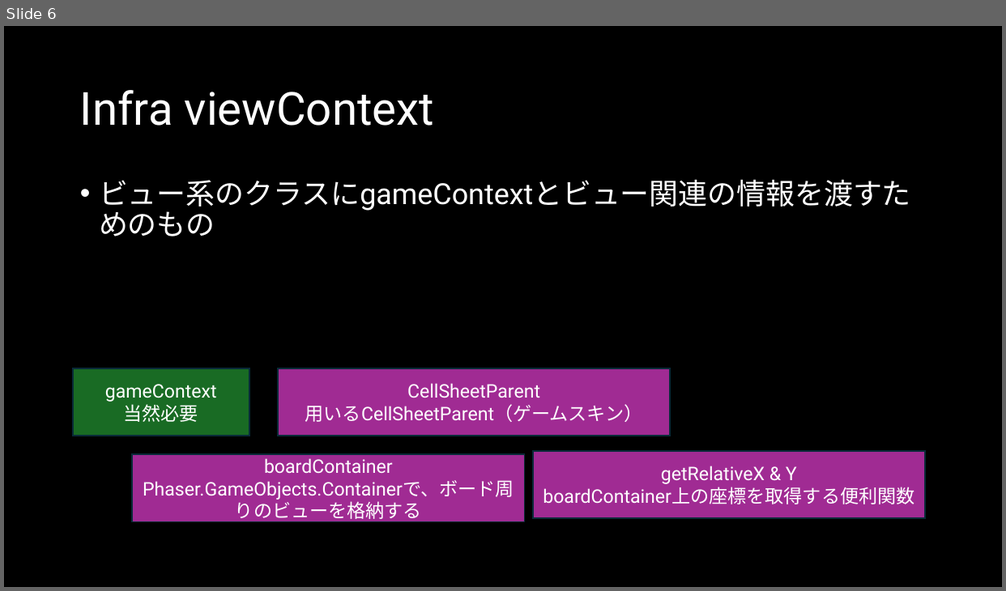
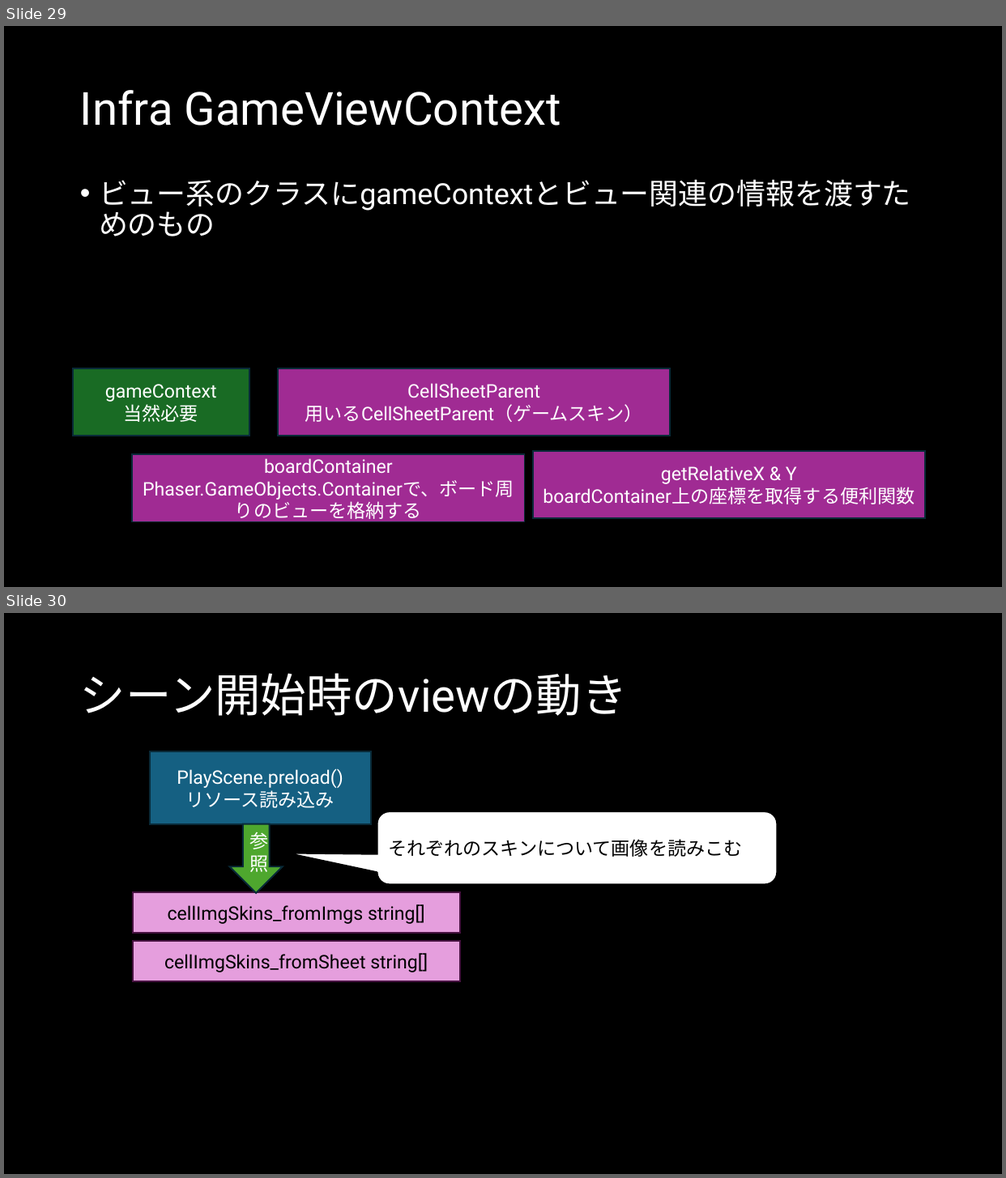
Before and after one commit to Ito-Hideaki/teresource, a slide deck: docs/DocToUnderstandTeresource.pptx. Shown one above the other, each under a label of ours: slide 6 before the commit, slides 29 and 30 after it. The pictures are 1006x591 and 1006x1178 pixels, drawn with LibreOffice and Linux fonts; fonts in the diff are those of the drawing. Boxes give left, top, right and bottom in pixels: in the first picture for what was removed or moved away, otherwise in the second. Text is boxed around its words. In the diff, an @@ line names an element or a change of style, - is before the commit and + after.

```diff
--- a/docs/DocToUnderstandTeresource.pptx
+++ b/docs/DocToUnderstandTeresource.pptx
@@ slide 30 added at (4, 613, 1002, 1174), background #000000 @@
@@ title added at (80, 673, 628, 716), 44 pt, text #FFFFFF @@
+シーン開始時のviewの動き
@@ rectangle added at (149, 752, 370, 825), fill #156082, outline #092A39 1.5 pt, 18 pt, text #FFFFFF @@
+PlayScene.preload()
+リソース読み込み
@@ down arrow added at (230, 824, 283, 893), fill #4EA72E, outline #092A39 1.5 pt, 18 pt, text #FFFFFF @@
+参照
@@ rounded speech box added at (377, 811, 777, 884), fill #FFFFFF, outline #000000 1.5 pt, 18 pt, text #000000 @@
+それぞれのスキンについて画像を読みこむ
@@ rectangle added at (133, 892, 460, 933), fill #E59EDD, outline #461340 1.5 pt, 18 pt, text #000000 @@
+cellImgSkins_fromImgs string[]
@@ rectangle added at (133, 941, 460, 982), fill #E59EDD, outline #461340 1.5 pt, 18 pt, text #000000 @@
+cellImgSkins_fromSheet string[]
@@ what was slide 6 is now slide 29 @@
@@ slide 29 changed as well @@
@@ title at (80, 90, 561, 126): text changed @@
-Infra viewContext
+Infra GameViewContext
```
Also in this commit, not shown: 6 other slides changed, 20 other slides added.
